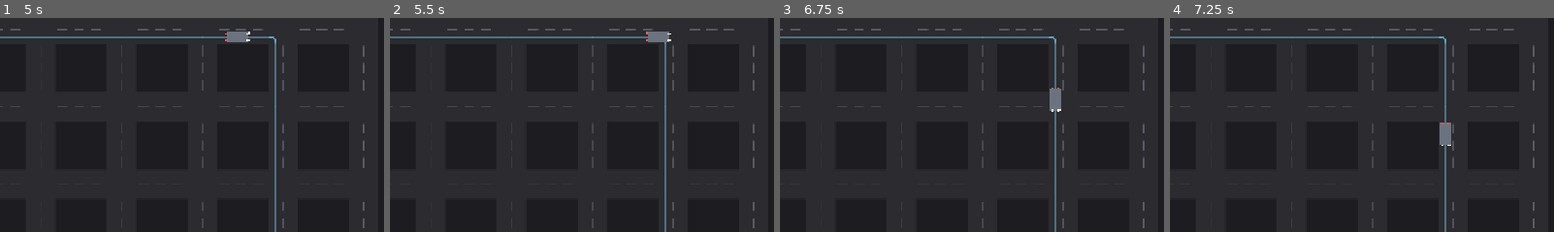
Above: before the commit, frames 1-4 (left to right).
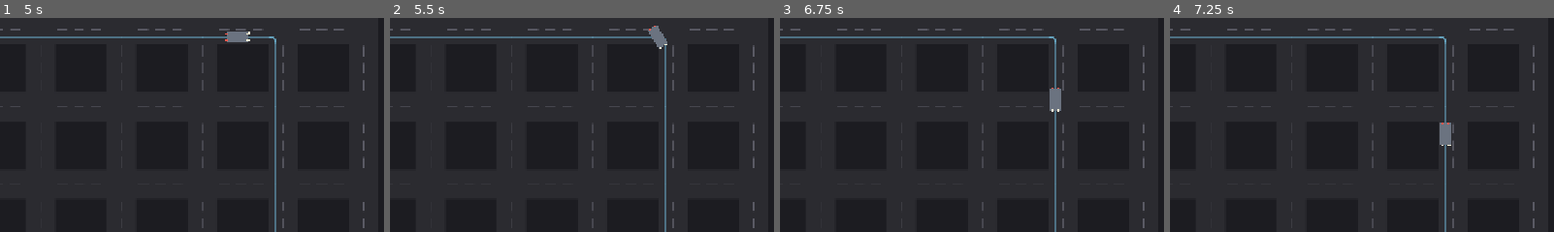
Above: after the commit, the same moments.

Repository: kristofsw/city-traffic-sim
Game: Godot game, scene res://scenes/main.tscn
Two runs of this game, one before a commit and one after it. Both use one fixed random seed, a clock stepped at 60 frames per second and the inputs below.
Inputs:
- Up to frame 1 (5 s): tap Enter at 0.5, 2, 3.5 s; tap Space at 1.25, 2.75, 4.25 s
- Up to frame 2 (5.5 s): no input
- Up to frame 3 (6.75 s): no input
- Up to frame 4 (7.25 s): no input
The pictures show only the part of the screen within x 50-100%, y 2-52%; the shares and areas given below are measured in that part.

Frame 1 is identical in both runs. In frame 2, 0.3% of the frame differs, in the area x 66-74%, y 3-15%; in frame 3, less than 0.1%; in frame 4, nothing differs.

Commit message:
fix: smooth heading via look-ahead on trajectory
Heading was set to the direction of the next discrete waypoint, causing
choppy rotation at each waypoint boundary (more visible at low speed
because more frames are spent on each segment). Replaced with a
look-ahead scheme: find a point a fixed distance (30px) ahead on the
trajectory and aim there. This produces smooth, speed-independent
heading changes through sharp bezier arcs.

Diff:
--- a/scripts/vehicle_controller.gd
+++ b/scripts/vehicle_controller.gd
@@ -18,6 +18,7 @@
 @export var arrival_radius: float = 2.0     # px tolerance for "reached waypoint"
 @export var turn_radius: float = 22.0       # px; pull-back before intersection for arc
 @export var bezier_samples: int = 24        # samples per turn arc
+@export var look_ahead: float = 30.0        # px; aim heading at a point this far ahead
 @export var debug_lane: bool = false        # log signed lane offset each frame
 
 var graph: RoadGraph = null
@@ -148,11 +149,34 @@
 	var step: float = min(speed * delta, dist)
 	position_on_road += to_target.normalized() * step
 	position = position_on_road
-	# Set heading directly to the travel direction. The precomputed trajectory
-	# (with densely sampled bezier arcs) already produces smooth direction
-	# changes, so lerping introduces lag/choppiness at turn boundaries.
-	heading = to_target.angle()
+	# Look-ahead heading: find a point a fixed distance ahead on the trajectory
+	# and aim there. This produces smooth, speed-independent heading changes
+	# through turns (especially sharp bezier arcs) instead of choppy jumps
+	# between discrete waypoints.
+	var ahead_point: Vector2 = _look_ahead_on_trajectory(look_ahead)
+	heading = (ahead_point - position_on_road).angle()
 	queue_redraw()
+
+func _look_ahead_on_trajectory(distance: float) -> Vector2:
+	# Walk along the trajectory from the current segment (traj_index -> traj_index+1)
+	# accumulating arc length until we reach 'distance' ahead of the current position.
+	var remaining: float = distance
+	var pos: Vector2 = position_on_road
+	var i: int = traj_index
+	var max_i: int = trajectory.size() - 1
+	while i < max_i:
+		var seg_start: Vector2 = trajectory[i] if i > traj_index else pos
+		var seg_end: Vector2 = trajectory[i + 1]
+		var seg_len: float = seg_start.distance_to(seg_end)
+		if seg_len <= 0.001:
+			i += 1
+			continue
+		if remaining <= seg_len:
+			return seg_start + (seg_end - seg_start).normalized() * remaining
+		remaining -= seg_len
+		i += 1
+	# Ran out of trajectory; return the last point.
+	return trajectory[max_i]
 
 func _estimate_current_segment() -> Vector2i:
 	# Map current position back to the path segment whose centerline is closest.
